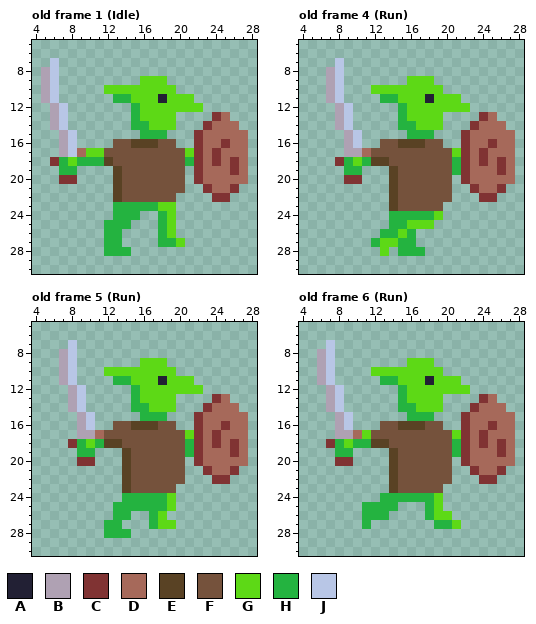
Pixel-art file -- Pixel Art/Goblin.ase. That is the earlier state.
34x34 pixels, 11 frames. Shown: old frame 1 (Idle): x 4..28, y 5..30; old frame 4 (Run): x 4..28, y 5..30; old frame 5 (Run): x 4..28, y 5..30; old frame 6 (Run): x 4..28, y 5..30. The commit also changed other frames, which this record leaves out.
Palette (. is transparent): A #222034  B #afa1b3  C #803333  D #a6695a  E #594224  F #75523c  G #5dd916  H #24b340  J #b8c6e6
Pixels before, old frame 1 (Idle), first column x 5:
 7 .J.....................
 8 BJ.....................
 9 BJ.........GGG.........
10 BJ.....GGGGGGGG........
11 BJ......HHGGGAGGG......
12 .BJ.......HGGGGGGG.....
13 .BJ.......HGGGG....CD..
14 .BJ.......HHGGG...CDDD.
15 ..BJ.......HHH...CDDDDD
16 ..BJ....FFEEEFF..CDDCDD
17 ..BJDGGFFFFFFFFFGCDCDDD
18 .CHGHHHEFFFFFFFFHCDCDCD
19 ..HH....EFFFFFFF.CDDDCD
20 ..CC....EFFFFFFF.CDDDDD
21 ........EFFFFFFF..CDDC.
22 ........EFFFFFF....CC..
23 ........HHHHHGG........
24 ........HHH..HG........
25 .......HHH...HG........
26 .......HH....HG........
27 .......HH....HHG.......
28 .......HHH.............
Pixels before, old frame 4 (Run), first column x 7:
 7 .J...................
 8 BJ...................
 9 BJ.......GGG.........
10 BJ...GGGGGGGG........
11 BJ....HHGGGAGGG......
12 .BJ.....HGGGGGGG.....
13 .BJ.....HGGGG....CD..
14 .BJ.....HHGGG...CDDD.
15 ..BJ.....HHH...CDDDDD
16 ..BJ..FFEEEFF..CDDCDD
17 ..BBDFFFFFFFFFGCDCDDD
18 .CHGHEEFFFFFFFHCDCDCD
19 ..HH...EFFFFFFHCDDDCD
20 ..CC...EFFFFFF.CDDDDD
21 .......EFFFFFF..CDDC.
22 .......EFFFFFF...CC..
23 .......EFFFFF........
24 .......HHHHHG........
25 .......HHGGG.........
26 ......HHGH...........
27 .....HGGHH...........
28 ......G.HHH..........
Pixels before, old frame 5 (Run), first column x 7:
 7 .J...................
 8 BJ...................
 9 BJ.......GGG.........
10 BJ...GGGGGGGG........
11 BJ....HHGGGAGGG......
12 .BJ.....HGGGGGGG.....
13 .BJ.....HGGGG....CD..
14 .BJ.....HHGGG...CDDD.
15 ..BJ.....HHH...CDDDDD
16 ..BJ..FFEEEFF..CDDCDD
17 ..BBDFFFFFFFFFGCDCDDD
18 .CHGHEEFFFFFFFHCDCDCD
19 ..HH...EFFFFFFHCDDDCD
20 ..CC...EFFFFFF.CDDDDD
21 .......EFFFFFF..CDDC.
22 .......EFFFFFF...CC..
23 .......EFFFFF........
24 .......HHHHHG........
25 ......HHHHHHG........
26 ......HH..HG.........
27 .....HH...HGG........
28 .....HHH.............
Pixels before, old frame 6 (Run), first column x 6:
 7 .J....................
 8 BJ....................
 9 BJ........GGG.........
10 BJ....GGGGGGGG........
11 BJ.....HHGGGAGGG......
12 .BJ......HGGGGGGG.....
13 .BJ......HGGGG....CD..
14 .BJ......HHGGG...CDDD.
15 ..BJ......HHH...CDDDDD
16 ..BJ...FFEEEFF..CDDCDD
17 ..BBDGFFFFFFFFFGCDCDDD
18 .CHGHHEEFFFFFFFHCDCDCD
19 ..HH....EFFFFFFHCDDDCD
20 ..CC....EFFFFFF.CDDDDD
21 ........EFFFFFF..CDDC.
22 ........EFFFFFF...CC..
23 ........EFFFFF........
24 .......HHHHHHG........
25 .....HHHH...HG........
26 .....HHH....HGG.......
27 .....H.......HHG......
After:
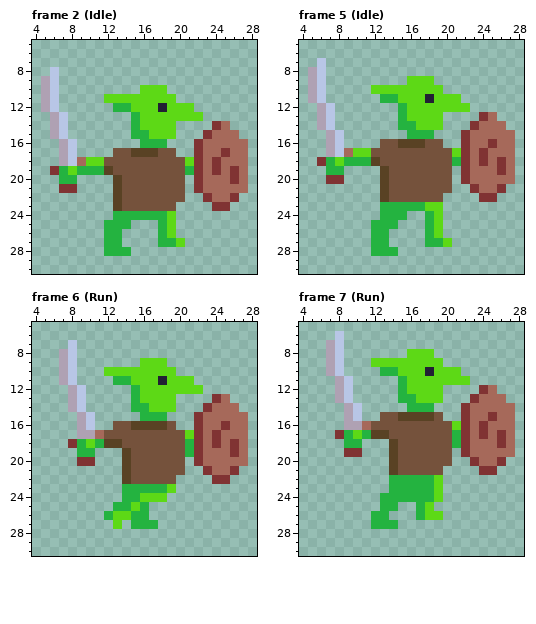
A new or re-ordered frame is compared with the old frame closest to it.
The edit:
frames 11 -> 21
Changed rows in their new state; - is an unchanged pixel.
Frame 2 (Idle) is new; against old frame 1 (Idle), layer "Base":
first column x 5:
 7 -.---------------------
 8 .----------------------
 9 -----------...---------
10 -------....---.--------
11 -------GGG---G-..------
12 BJ.-----HHG--A---.-----
13 ---------------GGG-..--
14 -----------G------.C-.-
15 -BJ.------H-GGG--.C---.
16 --------...HHH.-----D--
17 ----....--EEE--..--DC--
18 -.BJDGGF--------G----D-
19 -C-GHHHEF-------H--C---
20 --HH-----------------C-
21 --CC-------------CD--DD
22 ---------------F--CDDC-
23 --------EFFFFFF----CC--
24 -----------HH----------
Frame 5 (Idle) against old frame 4 (Run), layer "Base":
first column x 5:
 7 -J-.-------------
 8 BJ..-------------
 9 BJ..-------------
10 BJ..-------------
11 BJ..-------------
12 -BJ..------------
13 -BJ..------------
14 -BJ..------------
15 --BJ..-----------
16 --BJ..-----------
17 --BJDGG----------
18 -CHG-H--F--------
19 --HH..--EF------.
20 --CC..--EF-------
21 --------EF-------
22 --------EF-----.-
23 --------HHHHHGG--
24 --------H--..----
25 -------HH-...HG--
26 -------H-...-HG--
27 --------H...-HHG-
28 -------HHH...----
Frame 6 (Run) against old frame 5 (Run), layer "Base":
first column x 18:
16 E
first column x 12:
22 --------.
23 --HHHHHG-
24 ----GGG.-
25 ---G-...-
26 HGGHH..--
27 .G-HH-..-
28 ...------
Frame 7 (Run) against old frame 6 (Run), layer "Base":
first column x 6:
 6 --J-------------------
 7 -BJ-------------------
 8 .BJ-------GGG---------
 9 .BJ---GGGG---G--------
10 .BJ---.HH---A-GG------
11 ..BJ---..H--G---G-----
12 -.BJ----------...-CD--
13 -.BJ------H------CD-D-
14 -..BJ----.-HH.--CD---D
15 --.BJ--FFEEEEF-----C--
16 --.BBDF--FFF--FG--CD--
17 --CHGHEE-------H----C-
18 -..H-...E---------D---
19 --.CC----------.----D-
20 --..------------.C--C.
21 --------------.--.CC.-
22 --------HHHHHG.---..--
23 --------HHHHHG--------
25 -----..----HG.--------
26 -----.-----HG-.-------
27 -----.HHH----...------
Pixel boxes of the changes (left, top, right, bottom) in both pictures:
changed: (41, 58, 248, 220)
changed: (308, 58, 461, 256)
changed: (158, 421, 167, 430)
changed: (104, 475, 185, 538)
changed: (317, 331, 515, 529)
